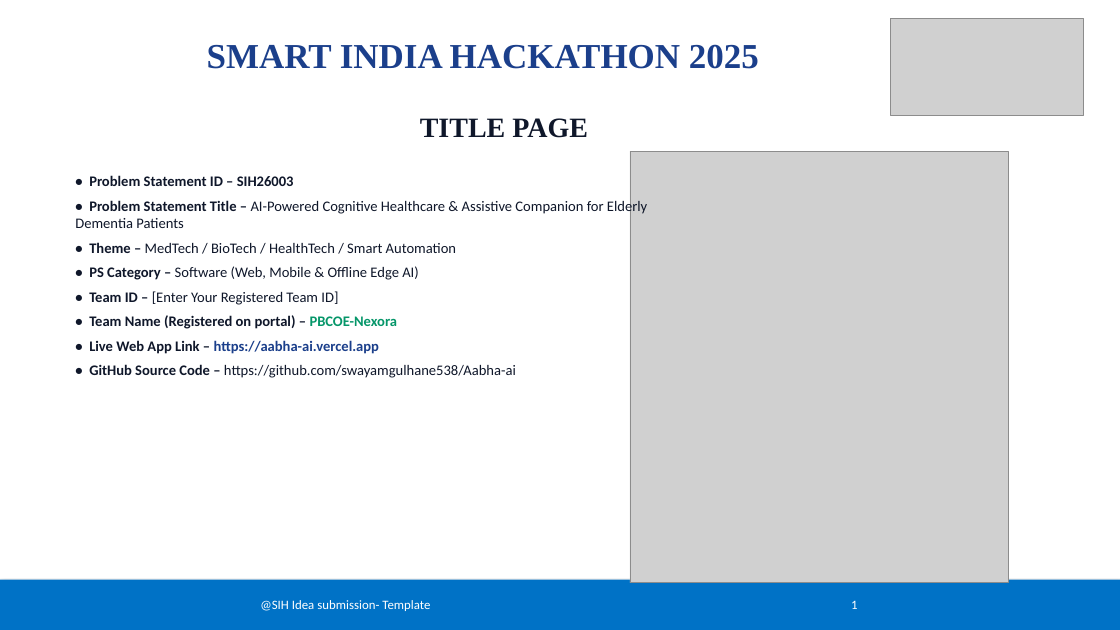
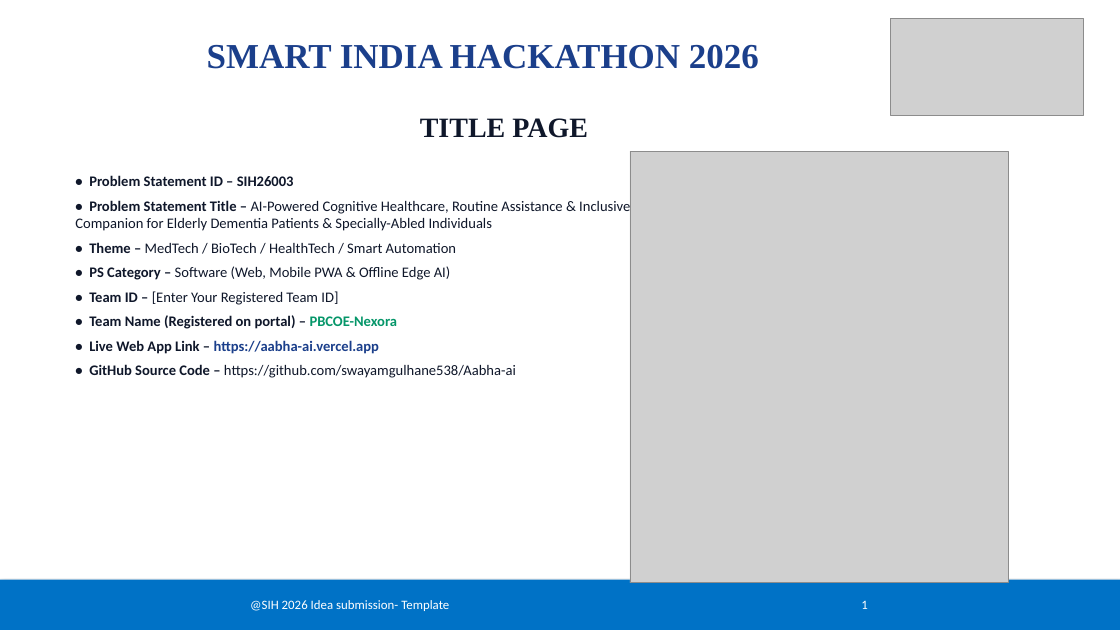
Before and after one commit to swayamgulhane538/Aabha-ai, a slide deck: slide 1 of SIH_2025_PBCOE_Nexora_AABHA_AI.pptx. Drawn at 1120x630 pixels with LibreOffice and Linux fonts; fonts in the diff are those of the drawing; grey boxes stand for pictures. Boxes give left, top, right and bottom in pixels: in the first picture for what was removed or moved away, otherwise in the second. Text is boxed around its words. In the diff, an @@ line names an element or a change of style, - is before the commit and + after.

```diff
--- a/SIH_2025_PBCOE_Nexora_AABHA_AI.pptx
+++ b/SIH_2025_PBCOE_Nexora_AABHA_AI.pptx
@@ text at (207, 44, 759, 69): text changed @@
-SMART INDIA HACKATHON 2025
+SMART INDIA HACKATHON 2026
@@ text at (75, 200, 630, 231): text changed @@
-• Problem Statement Title – AI-Powered Cognitive Healthcare & Assistive Companion for Elderly Dementia Patients
+• Problem Statement Title – AI-Powered Cognitive Healthcare, Routine Assistance & Inclusive Companion for Elderly Dementia Patients & Specially-Abled Individuals
@@ text at (89, 266, 450, 280): text changed @@
-• PS Category – Software (Web, Mobile & Offline Edge AI)
+• PS Category – Software (Web, Mobile PWA & Offline Edge AI)
@@ text in rectangle at (250, 600, 867, 611): text changed @@
-@SIH Idea submission- Template 1
+@SIH 2026 Idea submission- Template 1
```
Also in this commit, not shown: 5 other slides changed, 4 other files.
